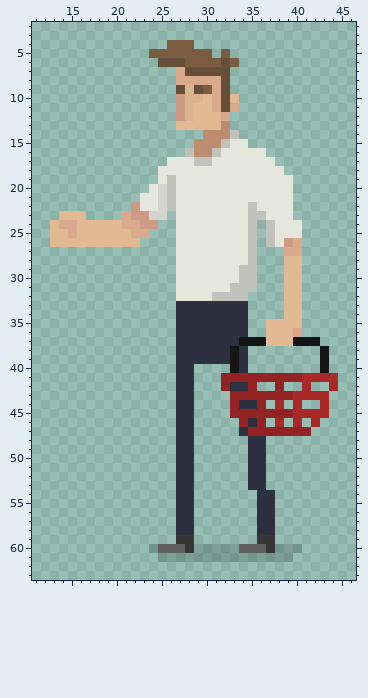
Two versions of one pixel-art sprite, Bag Boyz/Assets/Sprites/Player/Interact/Interact_Left/Interact_Left3.png. Above, as it was before the edit.
The file is 64x64 pixels. Shown: x 11..46, y 2..63.
Now the later version:
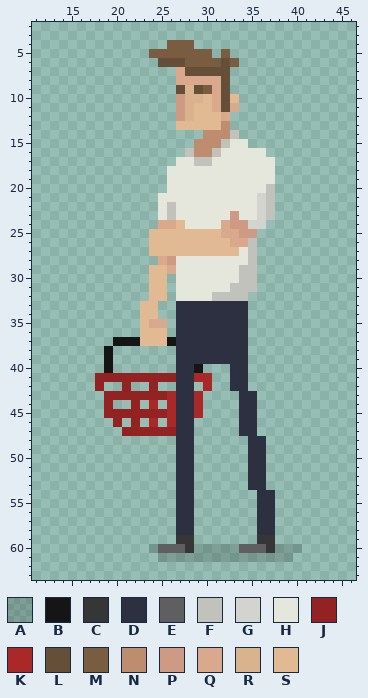
Palette (. is transparent): A #0000002a  B #161515  C #363636  D #2d3041  E #5f5f5f  F #c0c2bb  G #d3d4d0  H #e5e7dd  J #932222  K #a92929  L #664f38  M #7a5d41  N #be8d70  P #cf9a83  Q #d9a88d  R #d9b38d  S #e1ba94
Diff:
@@ x 11..46 @@
 16 .................FNNFHHHHH..........
-17 ...............HHHFFHHHHHHH.........
-18 ..............HHHHHHHHHHHHHH........
-19 ..............HFHHHHHHHHHHHHH.......
-20 .............HGFHHHHHHHHHHHHH.......
-21 ............HHGFHHHHHHHHHHHHH.......
-22 ...........PHHGFHHHHHHHHFHHHH.......
-23 ...SSS....QPPGG.HHHHHHHHFFHHH.......
-24 ..SQQSSSSSQQPP..HHHHHHHHF.FHHH......
-25 ..SSQSSSSSSQQ...HHHHHHHHF.FHHH......
-26 ..SSSSSSSSSS....HHHHHHHHF.FHPQ......
-27 ................HHHHHHHHF...QQ......
-28 ................HHHHHHHHF...SS......
-29 ................HHHHHHHFF...SS......
-30 ................HHHHHHHFF...SS......
-31 ................HHHHHHFFF...SS......
-32 ................HHHHFFFF....SS......
-33 ................DDDDDDDD....SS......
-34 ................DDDDDDDD....SS......
-35 ................DDDDDDDD..SSSS......
-36 ................DDDDDDDD..SSSQ......
-37 ................DDDDDDDBBBSSSBBB....
-38 ................DDDDDDBD........B...
-39 ................DDDDDDBD........B...
-40 ................DD....BD........B...
-41 ................DD...JJJJJJJJJKKKK..
-42 ................DD...JDDJ..J..K..K..
-43 ................DD....JJJJJJJKKKK...
-44 ................DD....JDDJ.K.K..K...
-45 ................DD....JJJJJJJKKKK...
-46 ................DD.....JDJ.K.K.K....
-47 ................DD.....DJJJJJJJ.....
+17 ................HHFFHHHHHHH.........
+18 ...............HHHHHHHHHHHH.........
+19 ...............HHHHHHHHHHHH.........
+20 ...............HHHHHHHHHHHF.........
+21 ..............HHHHHHHHHHHGF.........
+22 ..............HFHHHHHHHHHGF.........
+23 ..............HFHHHHHHPHHGF.........
+24 ..............QQSHHHHQPPGG..........
+25 .............SSSSSSSSQQPP...........
+26 .............SSSSSSSSSQQF...........
+27 .............SSSSSSSSSSHF...........
+28 ..............QPHHHHHHHHF...........
+29 .............SSQHHHHHHHFF...........
+30 .............SS.HHHHHHHFF...........
+31 .............SS.HHHHHHFFF...........
+32 .............SS.HHHHFFFF............
+33 ............SS..DDDDDDDD............
+34 ............SS..DDDDDDDD............
+35 ............SQQ.DDDDDDDD............
+36 ............SSS.DDDDDDDD............
+37 .........BBBSSSBDDDDDDDD............
+38 ........B.......DDDDDDDD............
+39 ........B.......DDDDDDDD............
+40 ........B.......DDB...DD............
+41 .......JJJJJJJJJDDKK..DD............
+42 .......J..J..J..DD.K..DD............
+43 ........JJJJJJJKDDK....DD...........
+44 ........J..J.K.KDDK....DD...........
+45 ........JJJJJJJKDDK....DD...........
+46 .........J.J.K.KDD.....DD...........
+47 ..........JJJJJJDD.....DD...........
 48 ................DD......DD..........
Boxes around the changes in both pictures, in picture pixels (x1, y1, x2, y2):
changed: (50, 157, 338, 436)
